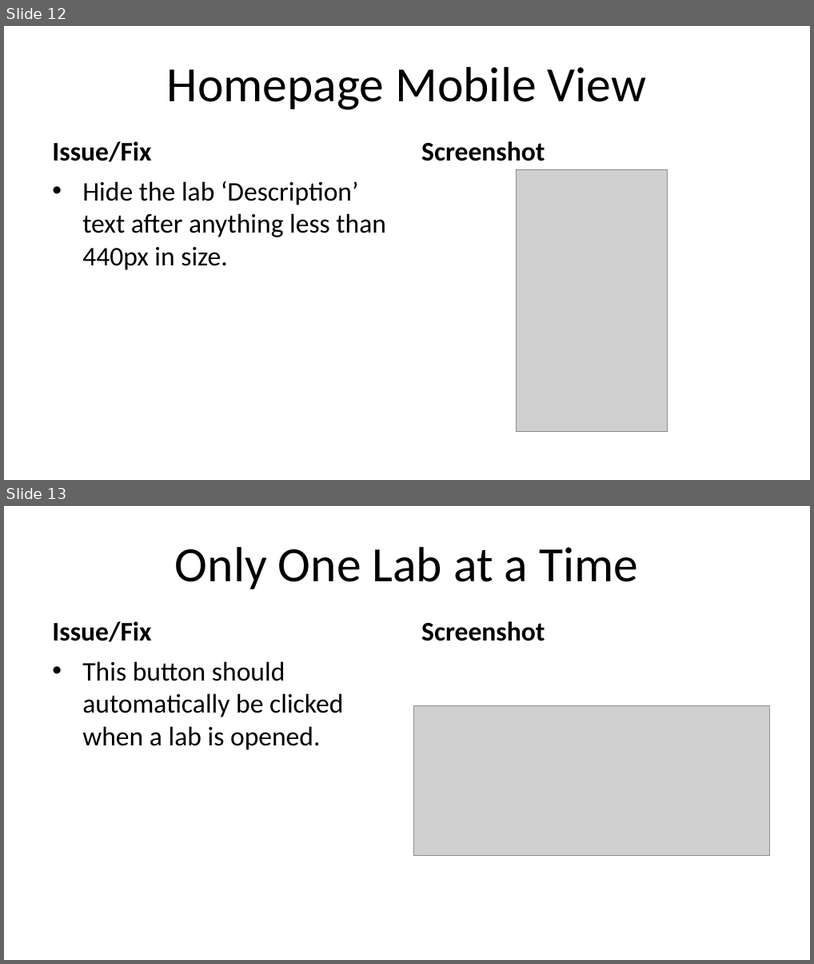
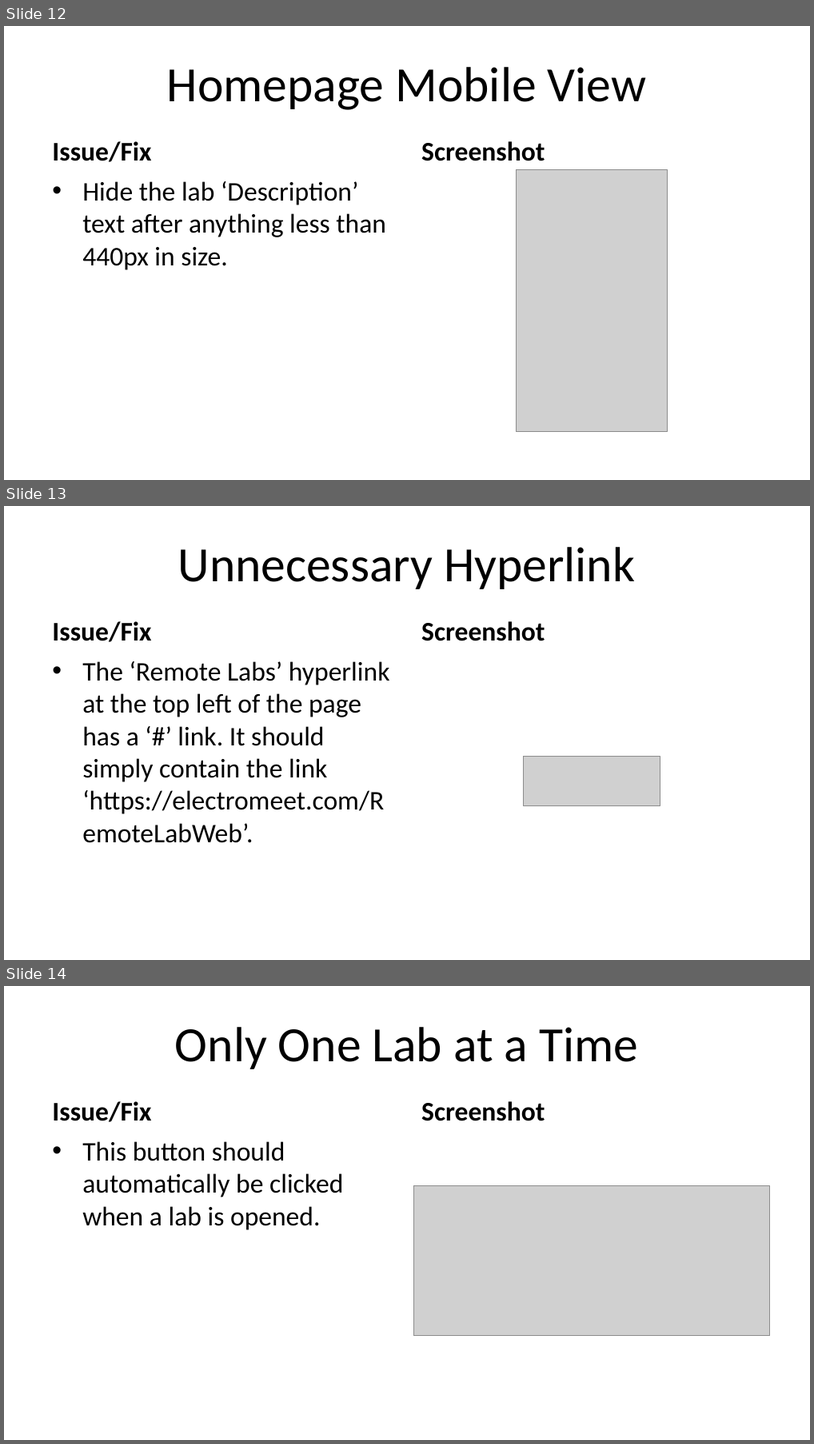
Before and after one commit to Jmackas/Proctoring_Revamp, a slide deck: remotelab/Remote Labs Suggested Changes.pptx. Shown one above the other, each under a label of ours: slides 12 and 13 before the commit, slides 12, 13 and 14 after it. The pictures are 814x964 and 814x1444 pixels, drawn with LibreOffice and Linux fonts; fonts in the diff are those of the drawing; grey boxes stand for pictures. Boxes give left, top, right and bottom in pixels: in the first picture for what was removed or moved away, otherwise in the second. Text is boxed around its words. In the diff, an @@ line names an element or a change of style, - is before the commit and + after.

Commit message:
final temp update

```diff
--- a/remotelab/Remote Labs Suggested Changes.pptx
+++ b/remotelab/Remote Labs Suggested Changes.pptx
@@ slide 13 added at bbox=[4, 506, 810, 960], background #FFFFFF @@
@@ title added at bbox=[178, 547, 635, 589], 44 pt, text #000000 @@
+Unnecessary Hyperlink
@@ text added at bbox=[52, 621, 151, 642], 24 pt, text #000000, bold @@
+Issue/Fix
@@ text added at bbox=[422, 621, 545, 641], 24 pt, text #000000, bold @@
+Screenshot
@@ text added at bbox=[82, 661, 390, 814], 24 pt, text #000000 @@
+• The ‘Remote Labs’ hyperlink at the top left of the page has a ‘#’ link. It should simply contain the link ‘https://electromeet.com/RemoteLabWeb’.
@@ picture added at bbox=[523, 756, 661, 805] @@
@@ what was slide 13 is now slide 14 @@
```
